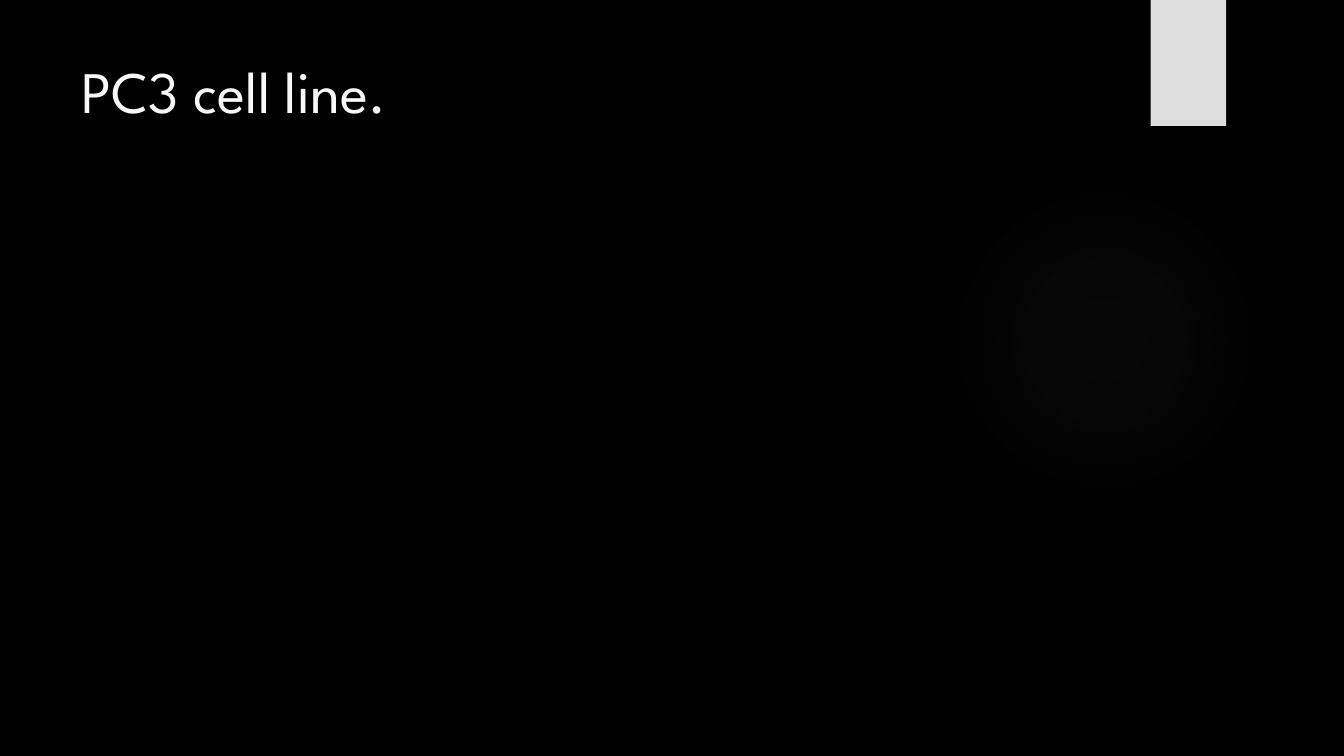
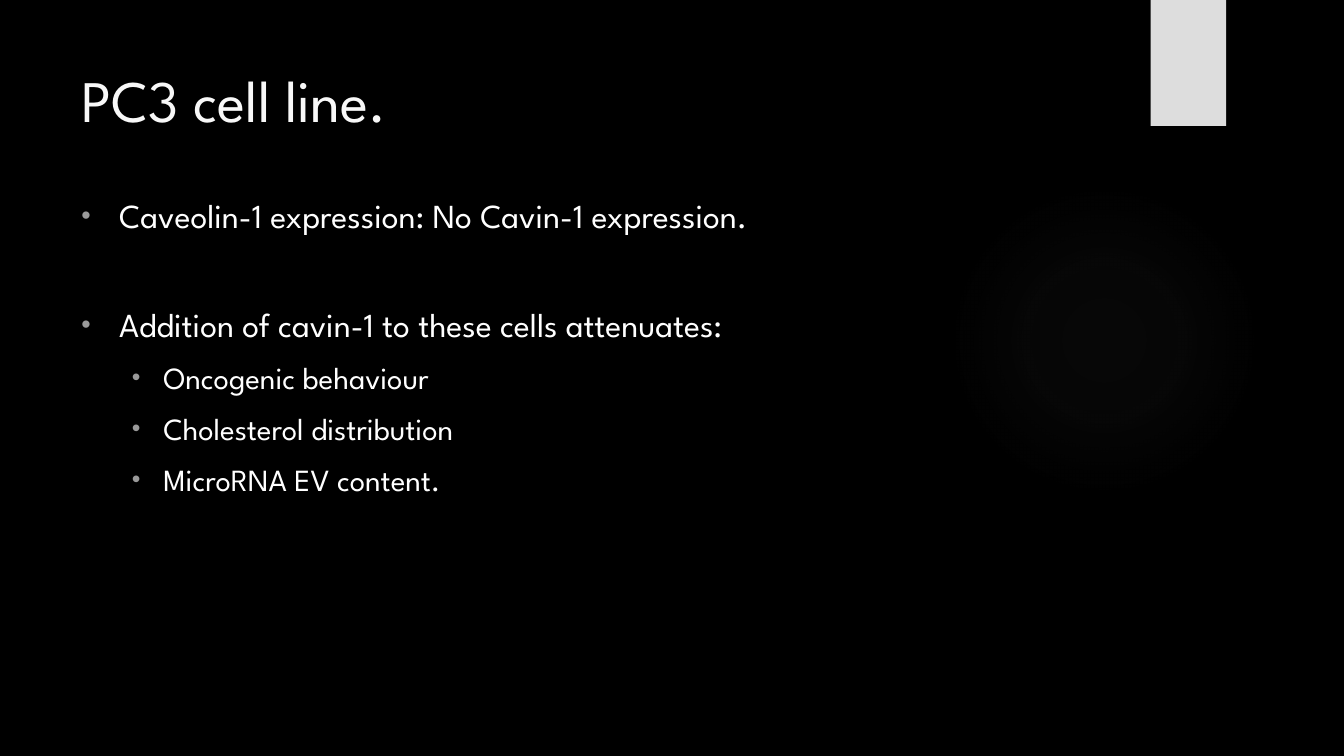
Before and after one commit to HarleyRobinson/Honours2, a slide deck: slide 3 of BackgroundInfo/MeetingSlides.pptx. Drawn at 1344x756 pixels with LibreOffice and Linux fonts; fonts in the diff are those of the drawing; background and template pictures are left out. Boxes give left, top, right and bottom in pixels: in the first picture for what was removed or moved away, otherwise in the second. Text is boxed around its words. In the diff, an @@ line names an element or a change of style, - is before the commit and + after.

```diff
--- a/BackgroundInfo/MeetingSlides.pptx
+++ b/BackgroundInfo/MeetingSlides.pptx
@@ title "PC3 cell line.": place and size @@
-title "PC3 cell line." at [81,72,387,114]
+title "PC3 cell line." at [81,81,387,123]
@@ text added at [119,205,748,492], 24 pt, text #FFFFFF @@
+• Caveolin-1 expression: No Cavin-1 expression.
+• Addition of cavin-1 to these cells attenuates:
+  • Oncogenic behaviour
+  • Cholesterol distribution
+  • MicroRNA EV content.
```
Also in this commit, not shown: 6 other slides changed, 1 slide added, 6 other files.
